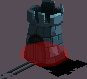
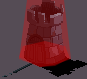
Revision of a layered 87×79 image; what changed, layer by layer:
showed "Collider" over left=19, top=0, right=71, bottom=67
painted on "ExitTower01.png" over left=1, top=61, right=37, bottom=79
painted on "ExitTower02.png" over left=1, top=58, right=37, bottom=79
painted on "ExitTower03.png" over left=1, top=57, right=38, bottom=79
painted on "ExitTower04.png" over left=1, top=56, right=40, bottom=79
painted on "ExitTower05.png" over left=1, top=54, right=43, bottom=79
